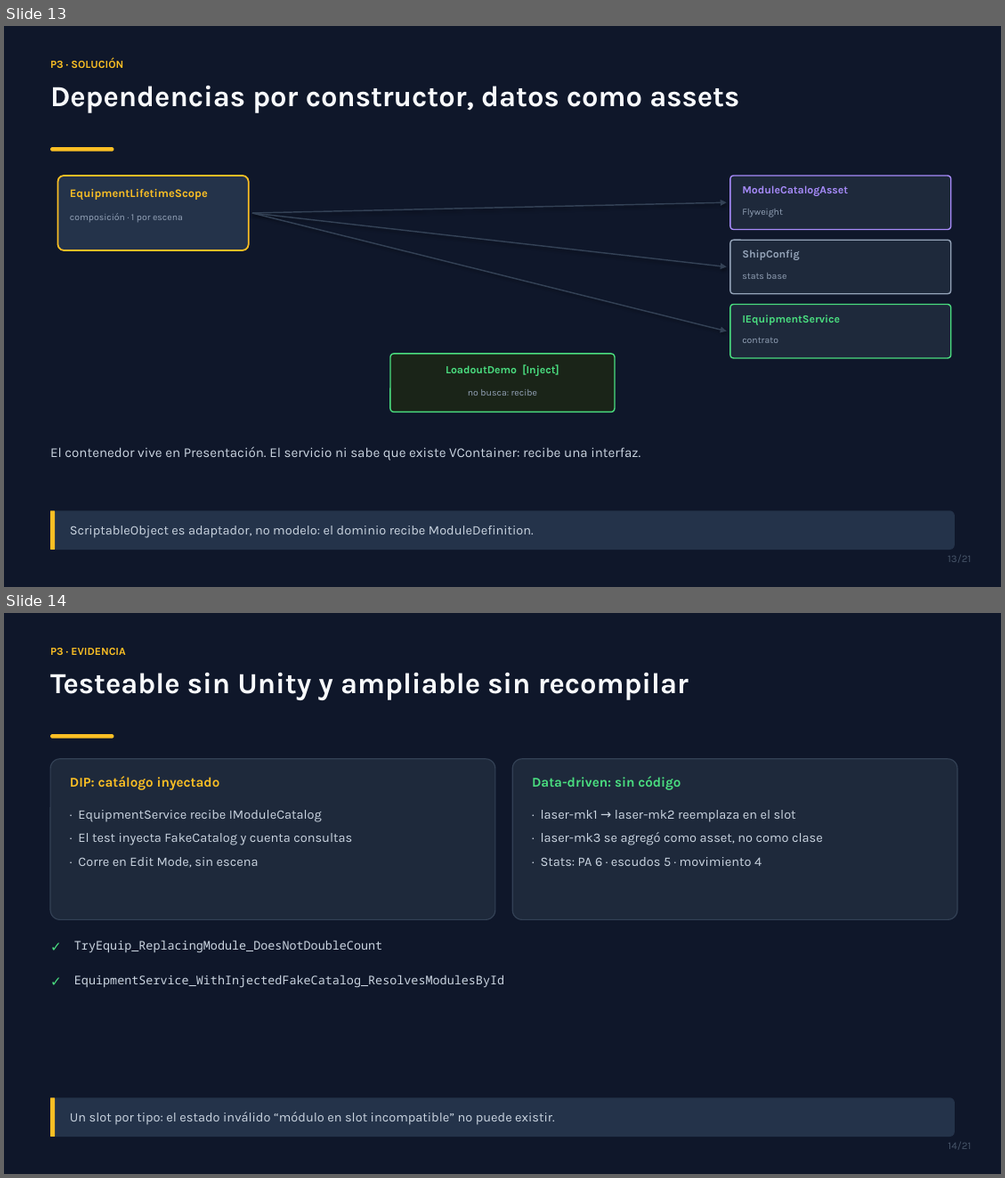
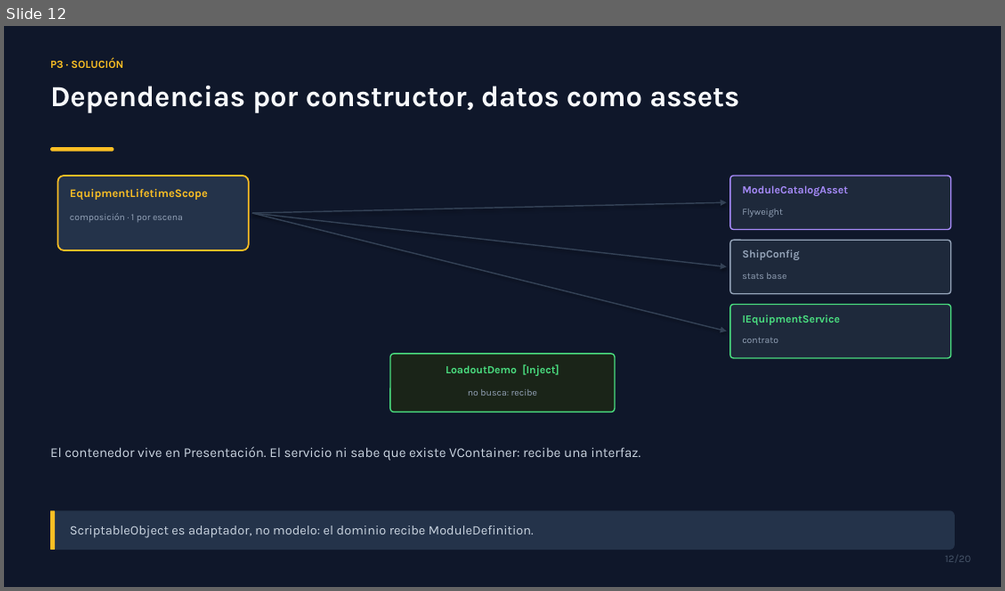
Before and after one commit to SenKetZu/HexPG, a slide deck: docs/presentacion/TP2-VoidHex-Tactics.pptx. Shown one above the other, each under a label of ours: slides 13 and 14 before the commit, slide 12 after it. The pictures are 1005x1178 and 1005x591 pixels, drawn with LibreOffice and Linux fonts; fonts in the diff are those of the drawing. Boxes give left, top, right and bottom in pixels: in the first picture for what was removed or moved away, otherwise in the second. Text is boxed around its words. In the diff, an @@ line names an element or a change of style, - is before the commit and + after.

Commit message:
Rebuild the deck: drop the layers slide, remove rubric phrasing, show the real test code

```diff
--- a/docs/presentacion/TP2-VoidHex-Tactics.pptx
+++ b/docs/presentacion/TP2-VoidHex-Tactics.pptx
@@ slide 14 removed at (4, 613, 1001, 1174), background #0F172A @@
@@ text removed at (50, 648, 125, 655) @@
-P3 · EVIDENCIA
@@ text removed at (50, 672, 688, 700) @@
-Testeable sin Unity y ampliable sin recompilar
@@ rounded rectangle removed at (50, 734, 114, 738) @@
@@ rounded rectangle removed at (50, 759, 495, 919) @@
@@ rounded rectangle removed at (512, 759, 957, 919) @@
@@ text removed at (70, 776, 220, 790) @@
-DIP: catálogo inyectado
@@ text removed at (532, 776, 680, 790) @@
-Data-driven: sin código
@@ text removed at (78, 810, 352, 868) @@
-· EquipmentService recibe IModuleCatalog
-· El test inyecta FakeCatalog y cuenta consultas
-· Corre en Edit Mode, sin escena
@@ text removed at (541, 810, 823, 866) @@
-· laser-mk1 → laser-mk2 reemplaza en el slot
-· laser-mk3 se agregó como asset, no como clase
-· Stats: PA 6 · escudos 5 · movimiento 4
@@ text removed at (50, 938, 73, 961) @@
-✓
@@ text removed at (74, 941, 382, 953) @@
-TryEquip_ReplacingModule_DoesNotDoubleCount
@@ text removed at (50, 973, 73, 995) @@
-✓
@@ text removed at (74, 975, 504, 988) @@
-EquipmentService_WithInjectedFakeCatalog_ResolvesModulesById
@@ rounded rectangle removed at (50, 1097, 955, 1136) @@
@@ rounded rectangle removed at (50, 1097, 55, 1136) @@
@@ text removed at (70, 1111, 555, 1125) @@
-Un slot por tipo: el estado inválido “módulo en slot incompatible” no puede existir.
@@ text removed at (947, 1142, 971, 1149) @@
-14/21
@@ what was slide 13 is now slide 12 @@
@@ slide 12 changed as well @@
@@ text at (945, 555, 971, 562): text changed @@
-13/21
+12/20
```
Also in this commit, not shown: 18 other slides changed, 1 slide added, 1 other slide removed, 2 other files.
